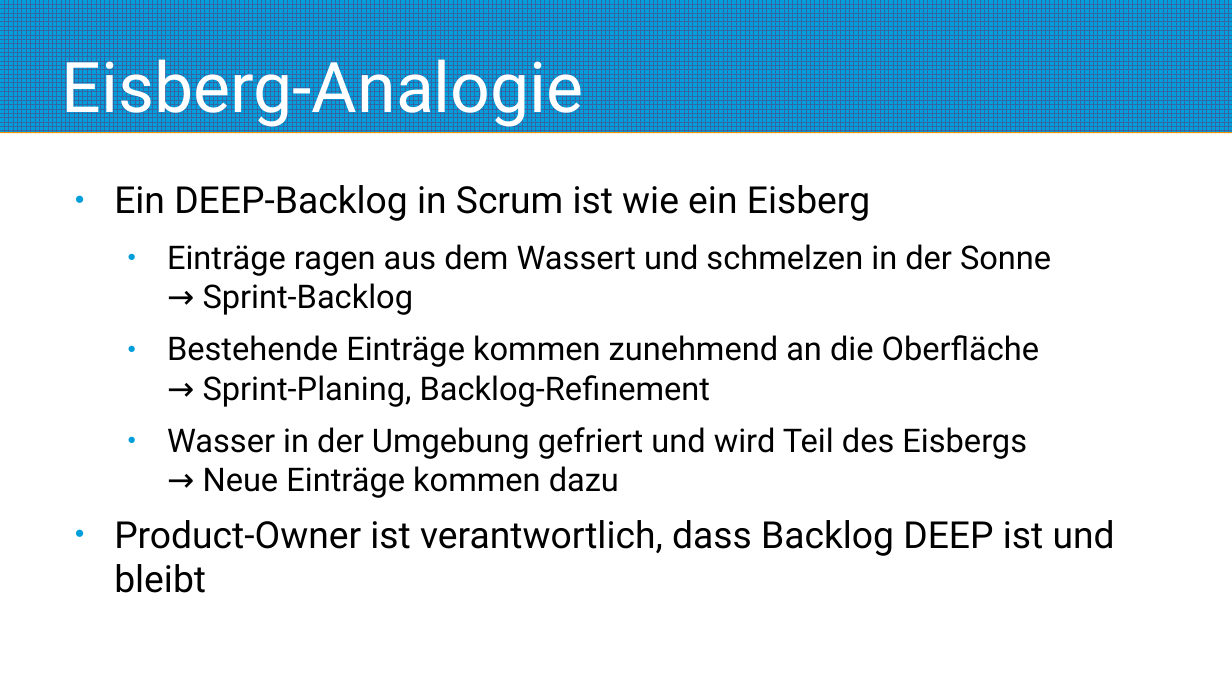
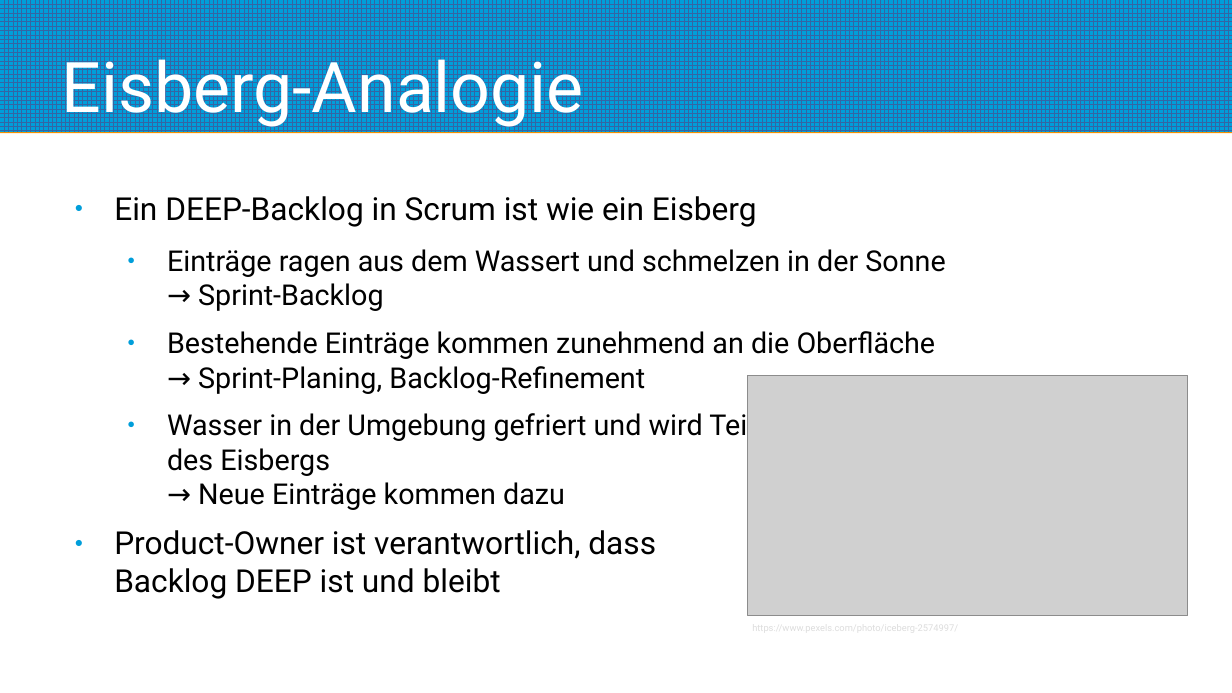
Before and after one commit to roskakori/talks, a slide deck: slide 6 of campus02/erweiterte_aspekte_der_agilitaet/02 Agile Produktentwicklung (Fortsetzung)/03 Backlog und Priorisierung.odp. Drawn at 1232x693 pixels with LibreOffice and Linux fonts; fonts in the diff are those of the drawing; grey boxes stand for pictures. Boxes give left, top, right and bottom in pixels: in the first picture for what was removed or moved away, otherwise in the second. Text is boxed around its words. In the diff, an @@ line names an element or a change of style, - is before the commit and + after.

```diff
--- a/campus02/erweiterte_aspekte_der_agilitaet/02 Agile Produktentwicklung (Fortsetzung)/03 Backlog und Priorisierung.odp
+++ b/campus02/erweiterte_aspekte_der_agilitaet/02 Agile Produktentwicklung (Fortsetzung)/03 Backlog und Priorisierung.odp
@@ text "Ein DEEP-Backlog in Scrum ist ...": place and size @@
-text "Ein DEEP-Backlog in Scrum ist ..." at (114, 185, 1115, 593)
+text "Ein DEEP-Backlog in Scrum ist ..." at (114, 196, 945, 599)
@@ text "Ein DEEP-Backlog in Scrum ist ..." at (114, 196, 945, 599): size 24 to 20.4 pt in "Ein DEEP-Backlog in Scrum ist wie ein ...", "Product-Owner ist verantwortlich, dass Backlog DEEP ist ..."; size 21 to 18.5 pt in "Einträge ragen aus dem Wassert und schmelzen ...", "Bestehende Einträge kommen zunehmend an die Oberfläche ...", "Wasser in der Umgebung gefriert und wird ..." @@
@@ picture added at (748, 376, 1188, 616) @@
```
Also in this commit, not shown: 3 other slides changed, 4 slides added, 3 other files.
